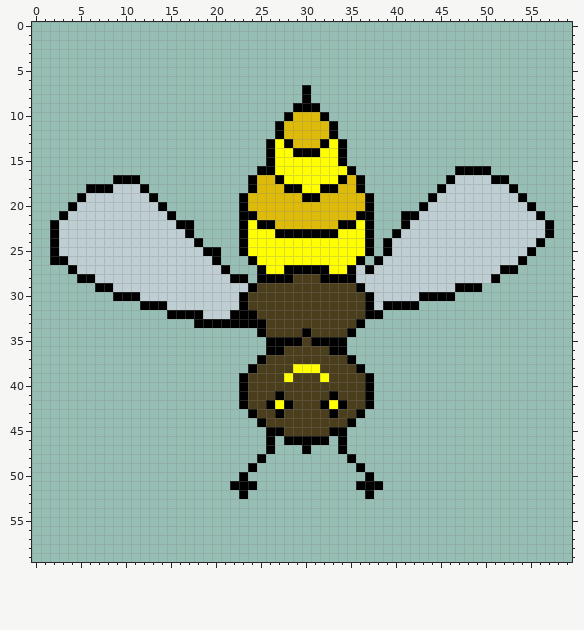
Pixel-art sprite: beedown/bee4.png. Above, as it was before the edit.
The file is 60x60 pixels.
The same view after the edit:
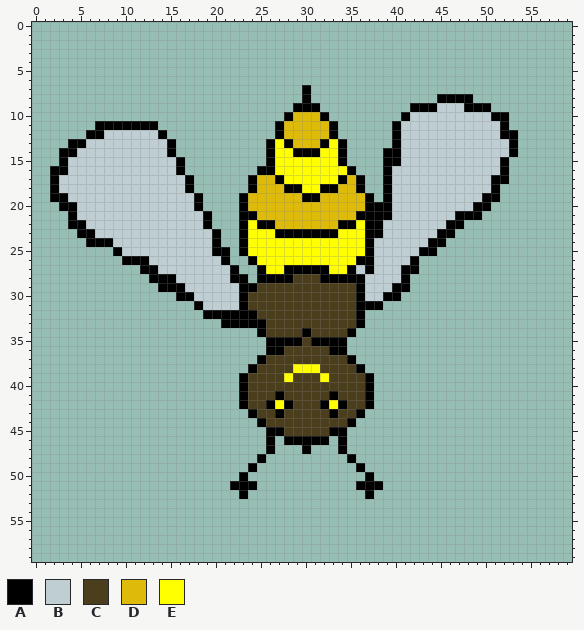
Palette (. is transparent): A #000000  B #beced2  C #4b3e1d  D #ddbb08  E #ffff00
Author's note on the commit: bee falling animation
Changes in this commit:
Colour A is added in row 8 at x 45 to 48; in row 9 at x 42 to 44 and 48 to 50; in row 10 at x 41 and 51 to 52; in row 11 at x 7 to 13, 40 and 52; in row 12 at x 6 to 7, 14, 40 and 52 to 53; in row 13 at x 4 to 5, 15, 40 and 53.
Colour A is added in row 14 at x 3 to 4, 15, 39 to 40 and 53; in row 15 at x 3, 16, 39 to 40 and 52; in row 16 at x 2 to 3, 16, 39 and 52; in rows 17 to 18 at x 2, 17 and 39; in row 19 at x 2 to 3, 18 and 39; in row 20 at x 3, 18 and 38 to 39.
Colour A is added in row 21 at x 19 and 38 to 39; in row 22 at x 19 and 38; in row 23 at x 20 and 38; in row 24 at x 20; in row 25 at x 21; in row 26 at x 21 and 37.
Colour A is added in row 27 at x 22.
Colour A replaces colour B in row 18 at x 51; in row 19 at x 50 to 51; in row 20 at x 49 to 50; in row 21 at x 4 and 47 to 49; in row 22 at x 4 to 5 and 46 to 47; in row 23 at x 5 to 6 and 45 to 46.
Colour A replaces colour B in row 24 at x 6 to 8 and 44 to 45; in row 25 at x 9 and 43 to 44; in row 26 at x 10 to 12 and 42; in row 27 at x 12 to 13 and 41 to 42; in row 28 at x 13 to 15, 36 and 41; in row 29 at x 14 to 16, 23 and 40 to 41.
Colour A replaces colour B in row 30 at x 16 to 17 and 39 to 40; in row 31 at x 18 and 38; in row 32 at x 19 to 21.
Colour A replaces colour C in rows 30 to 32 at x 36.
Colour B is added in row 9 at x 45 to 47; in row 10 at x 42 to 50; in row 11 at x 41 to 51; in row 12 at x 8 to 13 and 41 to 51; in row 13 at x 6 to 14 and 41 to 52; in row 14 at x 5 to 14 and 41 to 52.
Colour B is added in row 15 at x 4 to 15 and 41 to 51; in row 16 at x 4 to 15, 40 to 46 and 51; in row 17 at x 3 to 8, 12 to 16 and 40 to 45; in row 18 at x 3 to 5, 13 to 16 and 40 to 44; in row 19 at x 4, 14 to 17 and 40 to 43; in row 20 at x 15 to 17 and 40 to 42.
Colour B is added in row 21 at x 16 to 18 and 40; in row 22 at x 18 and 39 to 40; in row 23 at x 18 to 19 and 39; in row 24 at x 19 and 38; in row 25 at x 38.
Colour B replaces colour A in row 16 at x 47 to 50; in row 17 at x 9 to 11 and 46; in row 18 at x 6 to 8, 12 and 45; in row 19 at x 5, 13 and 44; in row 20 at x 14 and 43; in row 21 at x 15 and 41 to 42.
Colour B replaces colour A in row 22 at x 16 to 17 and 41; in row 23 at x 17 and 40; in row 24 at x 18 and 39; in row 25 at x 19 and 39; in row 26 at x 20 and 38; in row 27 at x 21.
Colour B replaces colour A in row 30 at x 37.
The author cleared colour A in row 18 at x 53; in row 19 at x 54; in row 20 at x 55; in row 21 at x 3 and 56; in rows 22 to 23 at x 2 and 57; in row 24 at x 2 and 56.
The author cleared colour A in row 25 at x 2 and 55; in row 26 at x 2 to 3 and 54; in row 27 at x 4 and 52 to 53; in row 28 at x 5 to 6 and 51; in row 29 at x 7 to 8 and 47 to 49; in row 30 at x 9 to 11 and 43 to 46.
The author cleared colour A in row 31 at x 12 to 14 and 39 to 42; in row 32 at x 15 to 18 and 37 to 38; in row 33 at x 18 to 20.
The author cleared colour B in row 18 at x 52; in row 19 at x 52 to 53; in row 20 at x 51 to 54; in row 21 at x 50 to 55; in row 22 at x 3 and 48 to 56; in row 23 at x 3 to 4 and 47 to 56.
The author cleared colour B in row 24 at x 3 to 5 and 46 to 55; in row 25 at x 3 to 8 and 45 to 54; in row 26 at x 4 to 9 and 43 to 53; in row 27 at x 5 to 11 and 43 to 51; in row 28 at x 7 to 12 and 42 to 50; in row 29 at x 9 to 13 and 42 to 46.
The author cleared colour B in row 30 at x 12 to 15 and 41 to 42; in row 31 at x 15 to 17.
Where, in picture pixels (left, top, right, bottom), the same in both pictures:
changed: (356, 94, 554, 319)
changed: (50, 121, 248, 328)
